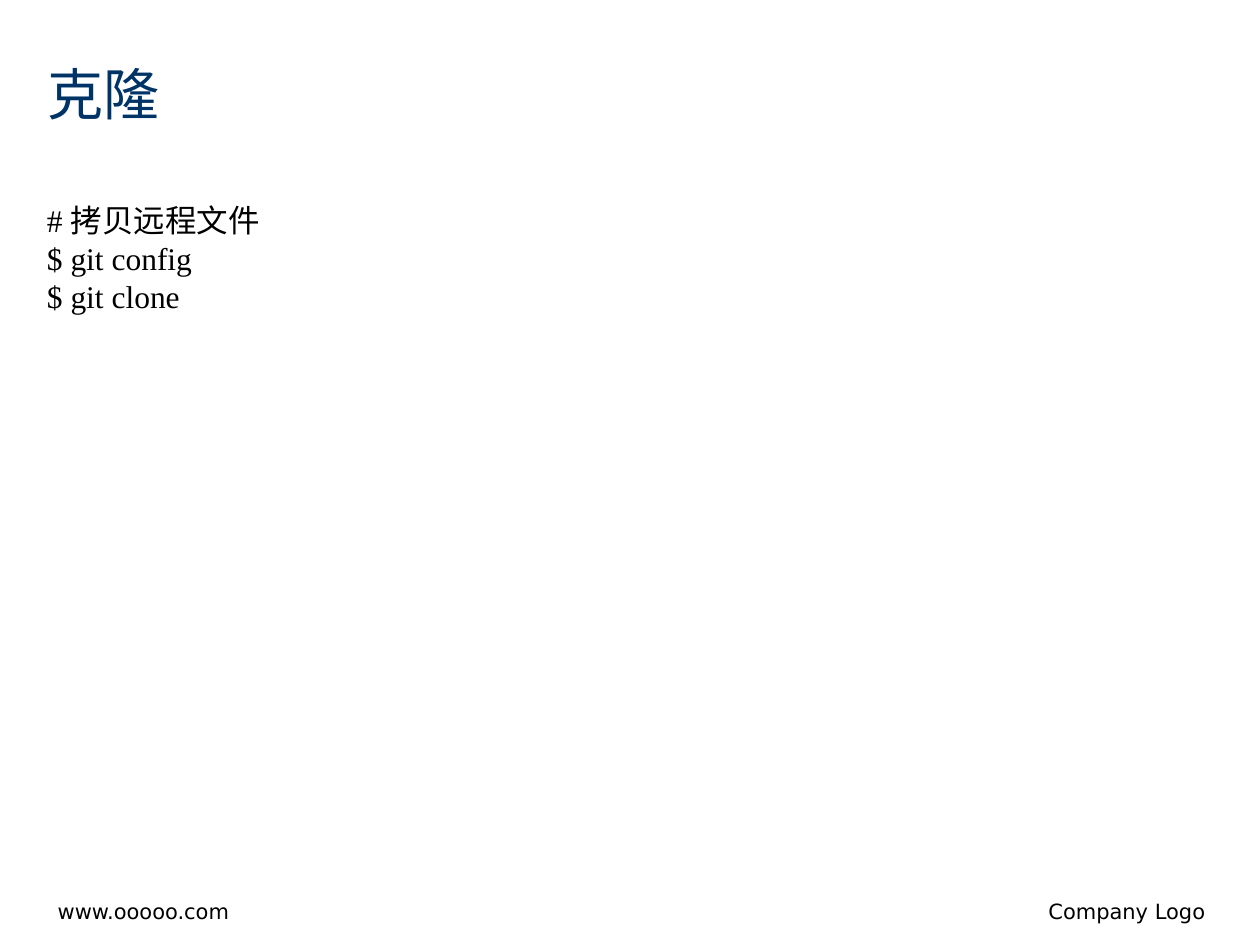
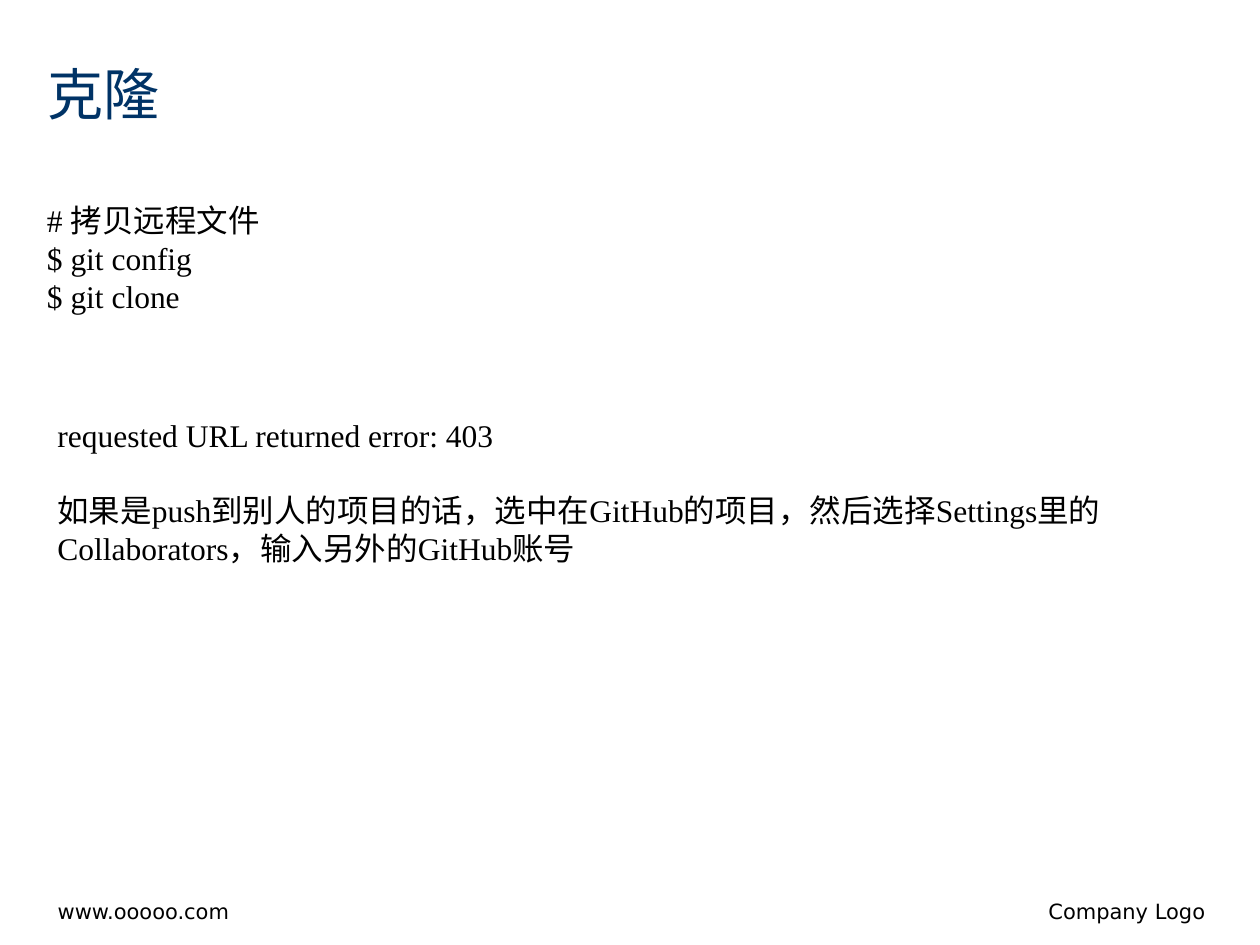
Before and after one commit to jinzhao-china/git.learning, a slide deck: slide 3 of Git Workflow.pptx. Drawn at 1260x945 pixels with LibreOffice and Linux fonts; fonts in the diff are those of the drawing; background and template pictures are left out. Boxes give left, top, right and bottom in pixels: in the first picture for what was removed or moved away, otherwise in the second. Text is boxed around its words. In the diff, an @@ line names an element or a change of style, - is before the commit and + after.

Commit message:
update ppt

```diff
--- a/Git Workflow.pptx
+++ b/Git Workflow.pptx
@@ text added at box(57, 425, 1100, 563), 18 pt, text #000000 @@
+requested URL returned error: 403
+如果是push到别人的项目的话，选中在GitHub的项目，然后选择Settings里的Collaborators，输入另外的GitHub账号
```
